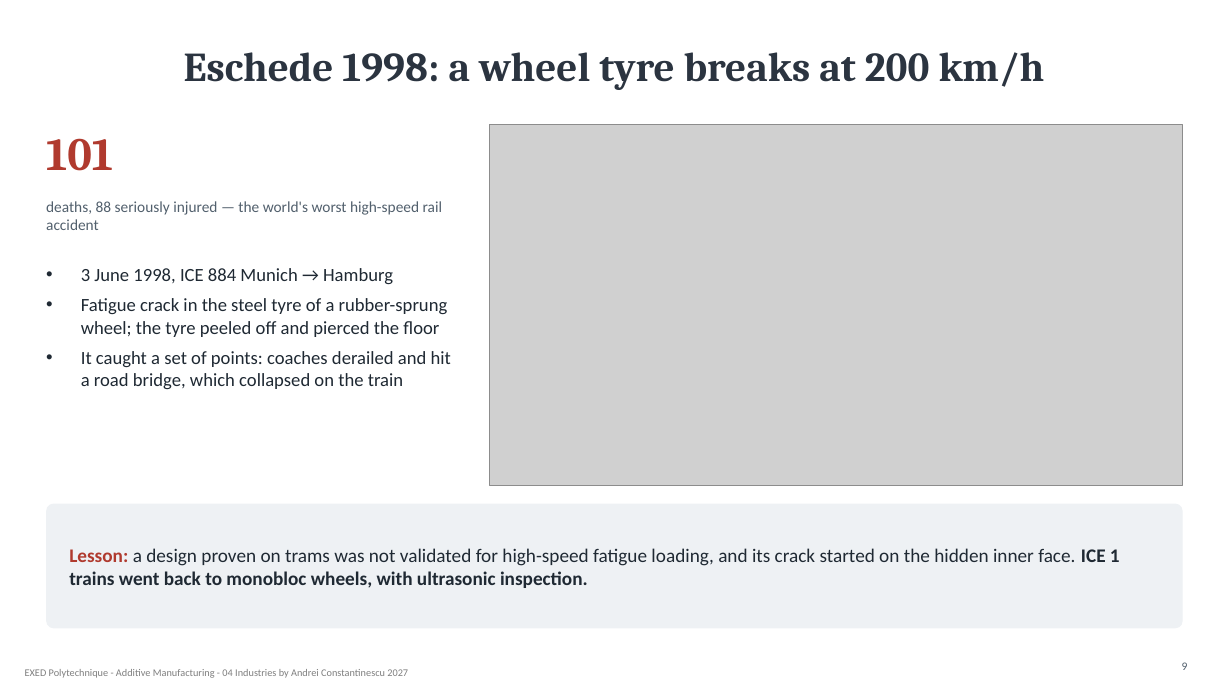
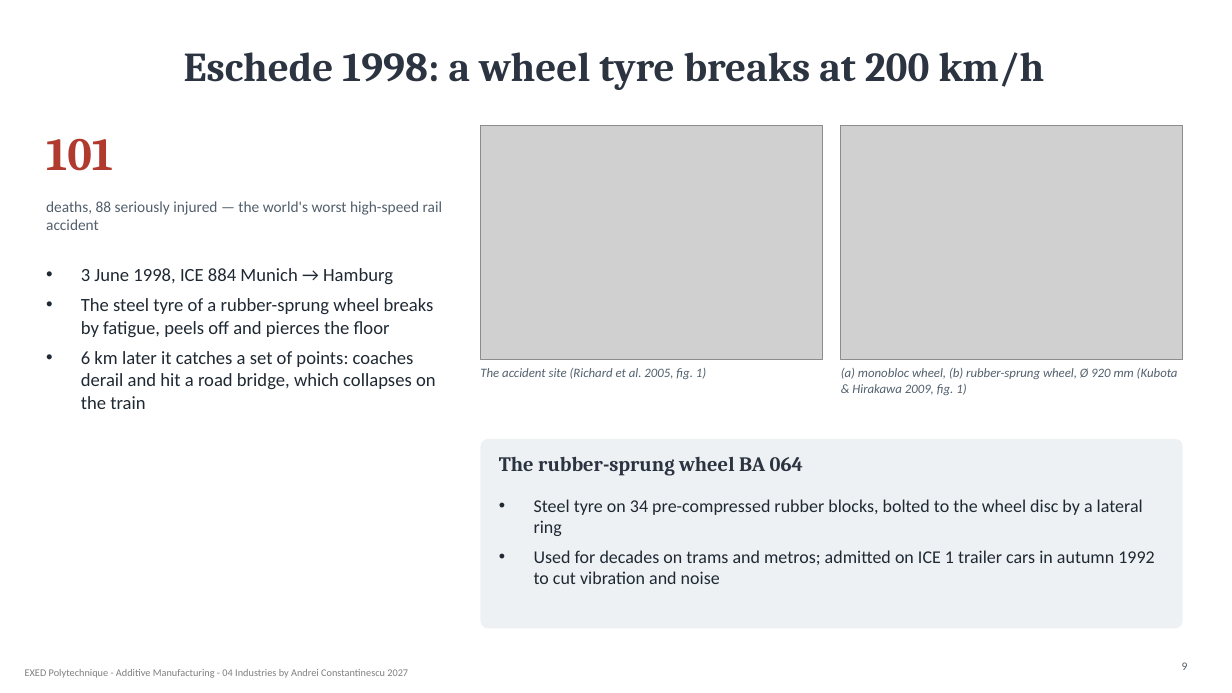
Before and after one commit to aconstant-lms/X-FabAdd, a slide deck: slide 9 of 04_industries/slides/04_risk_human_activities.pptx. Drawn at 1232x693 pixels with LibreOffice and Linux fonts; fonts in the diff are those of the drawing; grey boxes stand for pictures. Boxes give left, top, right and bottom in pixels: in the first picture for what was removed or moved away, otherwise in the second. Text is boxed around its words. In the diff, an @@ line names an element or a change of style, - is before the commit and + after.

```diff
--- a/04_industries/slides/04_risk_human_activities.pptx
+++ b/04_industries/slides/04_risk_human_activities.pptx
@@ picture added at [481, 126, 823, 360] @@
@@ picture removed at [490, 125, 1183, 485] @@
@@ picture added at [841, 126, 1183, 360] @@
@@ text at [81, 298, 436, 409]: text changed @@
-• Fatigue crack in the steel tyre of a rubber-sprung wheel; the tyre peeled off and pierced the floor
-• It caught a set of points: coaches derailed and hit a road bridge, which collapsed on the train
+• The steel tyre of a rubber-sprung wheel breaks by fatigue, peels off and pierces the floor
+• 6 km later it catches a set of points: coaches derail and hit a road bridge, which collapses on the train
@@ text at [480, 368, 706, 379]: text changed; size 15 to 10 pt; text colour #1F2933 to #52606D; italic on @@
-Lesson: a design proven on trams was not validated for high-speed fatigue loading, and its crack started on the hidden inner face. ICE 1 trains went back to monobloc wheels, with ultrasonic inspection.
+The accident site (Richard et al. 2005, fig. 1)
@@ text "The accident site (Richard et ..." at [480, 368, 706, 379]: vertical alignment middle to top @@
@@ text added at [841, 368, 1178, 395], 10 pt, text #52606D, italic @@
+(a) monobloc wheel, (b) rubber-sprung wheel, Ø 920 mm (Kubota & Hirakawa 2009, fig. 1)
@@ rounded rectangle: place and size @@
-rounded rectangle at [46, 504, 1183, 628]
+rounded rectangle at [481, 439, 1183, 628]
@@ rounded rectangle at [481, 439, 1183, 628]: proportions changed @@
@@ text added at [499, 456, 803, 476], 16 pt, text #2B3440, bold @@
+The rubber-sprung wheel BA 064
@@ text added at [534, 499, 1154, 584], 14 pt, text #1F2933 @@
+• Steel tyre on 34 pre-compressed rubber blocks, bolted to the wheel disc by a lateral ring
+• Used for decades on trams and metros; admitted on ICE 1 trailer cars in autumn 1992 to cut vibration and noise
```
Also in this commit, not shown: 5 other slides changed, 3 slides added, 10 other files.
